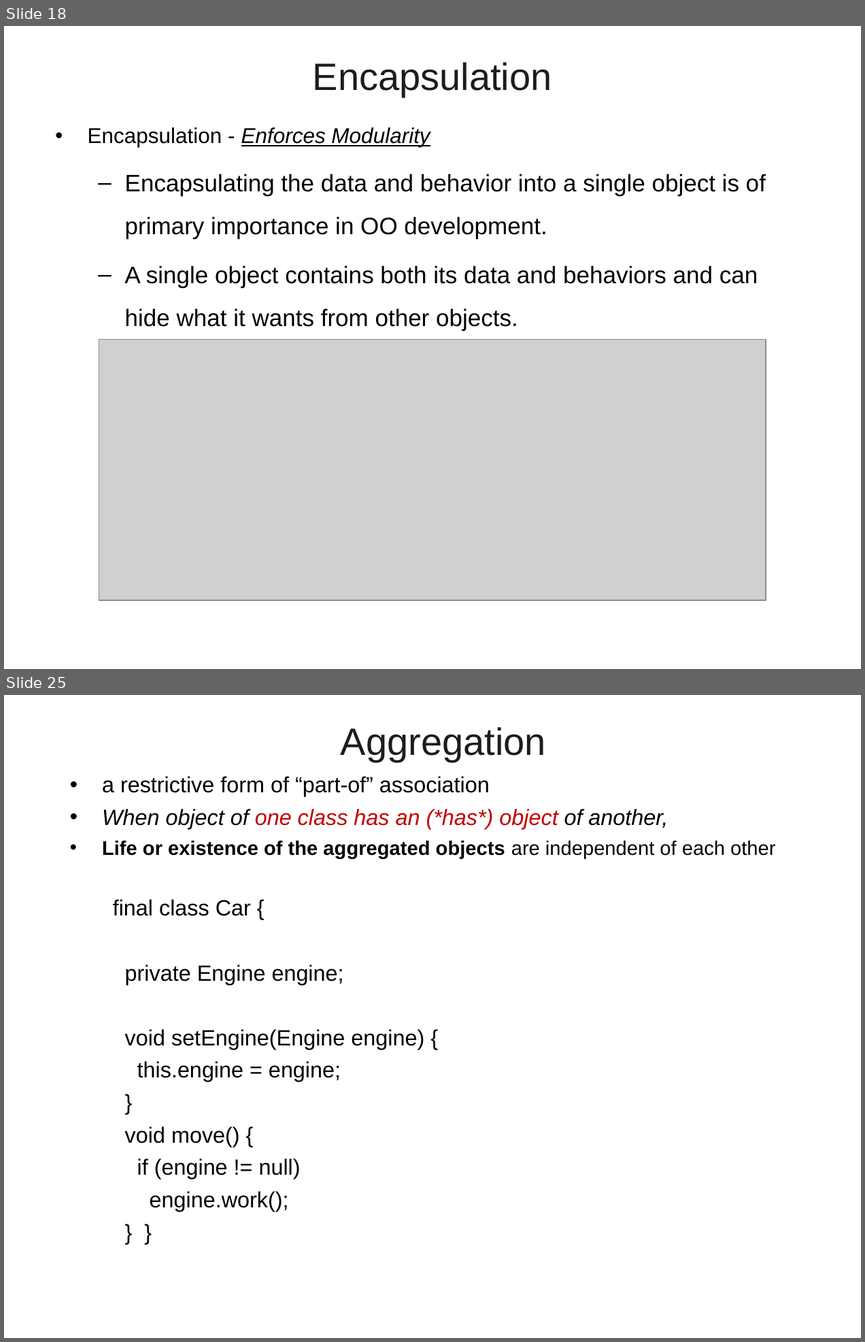
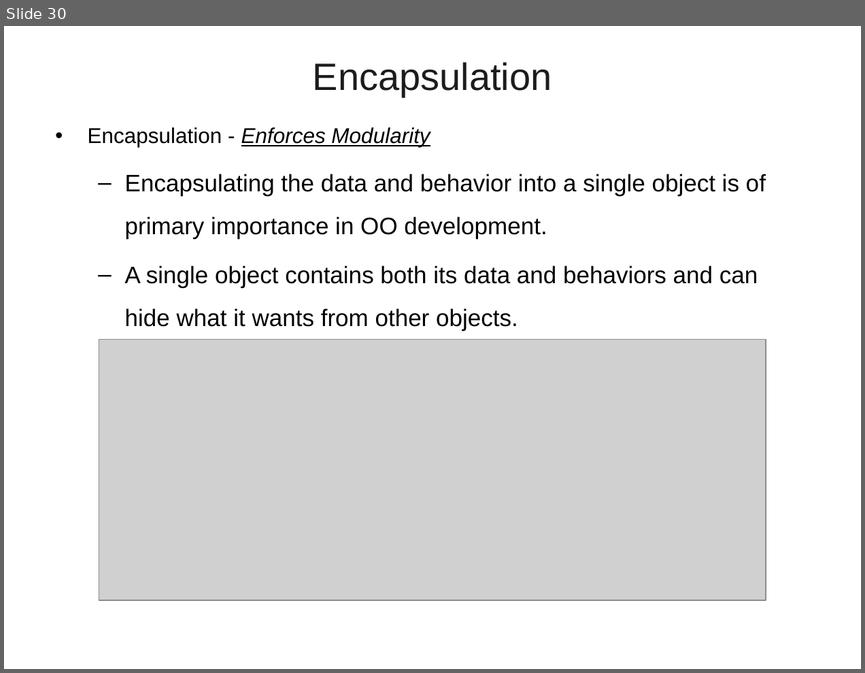
Before and after one commit to vatsanTraining/freshers_dec_2021, a slide deck: Java_Module_1_Excella.ppt. Shown one above the other, each under a label of ours: slides 18 and 25 before the commit, slide 30 after it; the slides between them are not shown. The pictures are 865x1342 and 865x673 pixels, drawn with LibreOffice and Linux fonts; fonts in the diff are those of the drawing; grey boxes stand for pictures; background and template pictures are left out. Boxes give left, top, right and bottom in pixels: in the first picture for what was removed or moved away, otherwise in the second. Text is boxed around its words. In the diff, an @@ line names an element or a change of style, - is before the commit and + after.

```diff
--- a/Java_Module_1_Excella.ppt
+++ b/Java_Module_1_Excella.ppt
@@ slide 25 removed at [4, 695, 861, 1338], background picture (left out) @@
@@ title removed at [341, 727, 546, 762] @@
-Aggregation
@@ text removed at [102, 776, 775, 1211] @@
-• a restrictive form of “part-of” association
-• When object of one class has an (*has*) object of another,
-• Life or existence of the aggregated objects are independent of each other
-  final class Car {
-  private Engine engine;
-  void setEngine(Engine engine) {
-  this.engine = engine;
-  }
-  void move() {
-  if (engine != null)
-  engine.work();
-  } }
@@ what was slide 18 is now slide 30 @@
```
Also in this commit, not shown: 2 slides changed, 2 slides added, 21 other slides removed.
